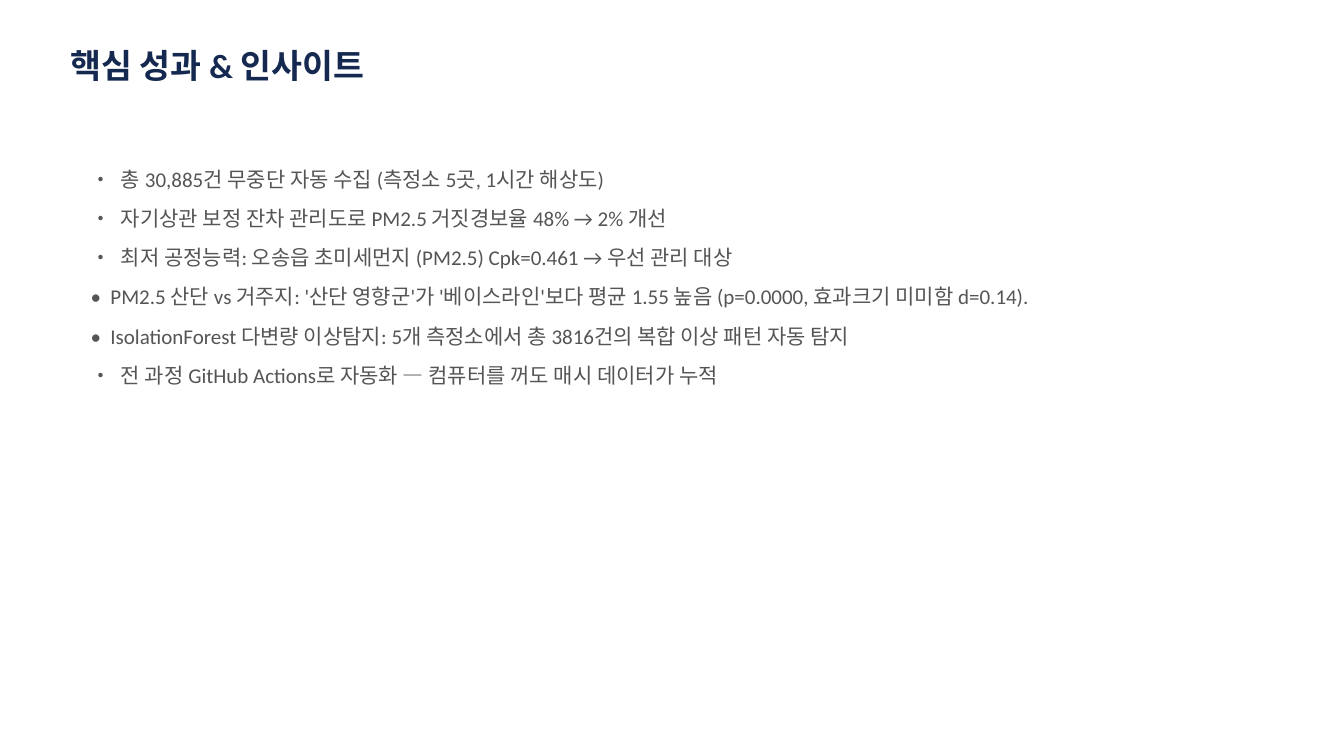
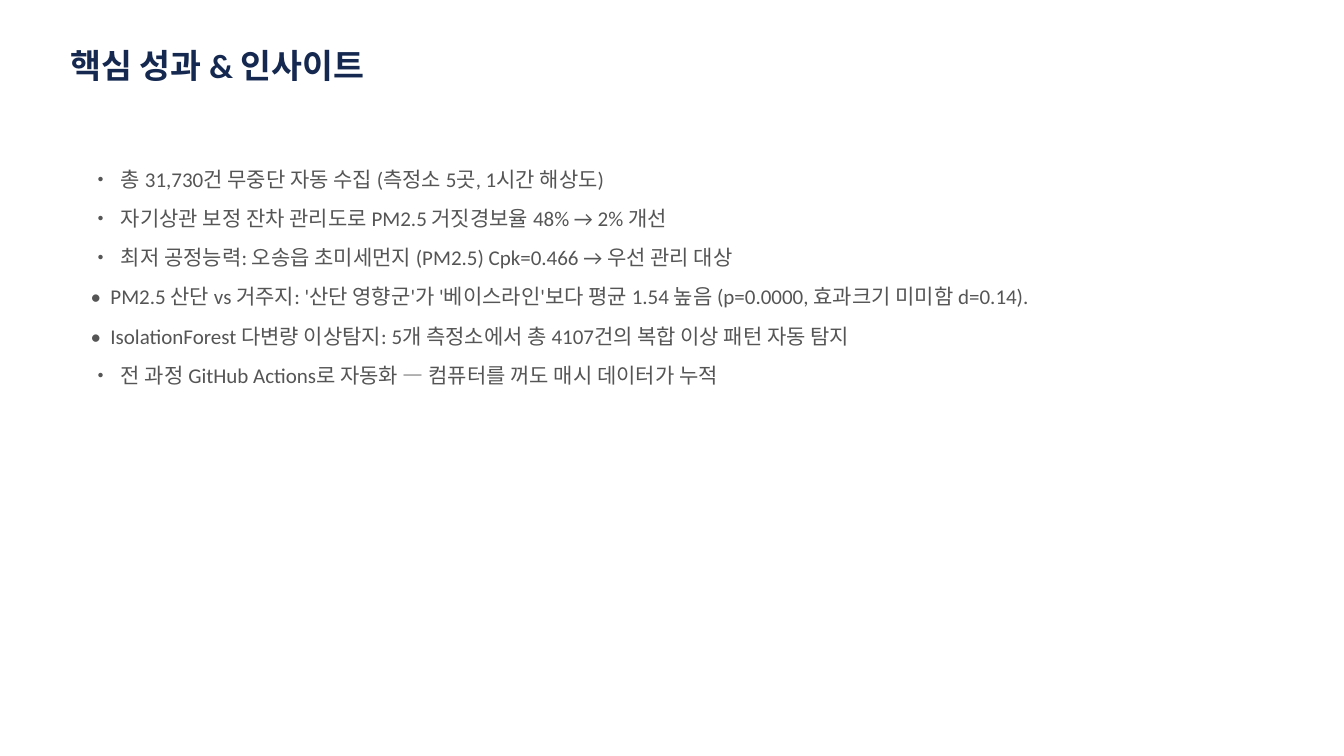
Before and after one commit to robinho0329/chungbuk-air-quality-monitor, a slide deck: slide 7 of reports/portfolio/latest.pptx. Drawn at 1344x756 pixels with LibreOffice and Linux fonts; fonts in the diff are those of the drawing. Boxes give left, top, right and bottom in pixels: in the first picture for what was removed or moved away, otherwise in the second. Text is boxed around its words. In the diff, an @@ line names an element or a change of style, - is before the commit and + after.

```diff
--- a/reports/portfolio/latest.pptx
+++ b/reports/portfolio/latest.pptx
@@ text at [121,169,604,190]: text changed @@
-• 총 30,885건 무중단 자동 수집 (측정소 5곳, 1시간 해상도)
+• 총 31,730건 무중단 자동 수집 (측정소 5곳, 1시간 해상도)
@@ text at [110,247,1028,346]: text changed @@
-• 최저 공정능력: 오송읍 초미세먼지 (PM2.5) Cpk=0.461 → 우선 관리 대상
-• PM2.5 산단 vs 거주지: '산단 영향군'가 '베이스라인'보다 평균 1.55 높음 (p=0.0000, 효과크기 미미함 d=0.14).
-• IsolationForest 다변량 이상탐지: 5개 측정소에서 총 3816건의 복합 이상 패턴 자동 탐지
+• 최저 공정능력: 오송읍 초미세먼지 (PM2.5) Cpk=0.466 → 우선 관리 대상
+• PM2.5 산단 vs 거주지: '산단 영향군'가 '베이스라인'보다 평균 1.54 높음 (p=0.0000, 효과크기 미미함 d=0.14).
+• IsolationForest 다변량 이상탐지: 5개 측정소에서 총 4107건의 복합 이상 패턴 자동 탐지
```
Also in this commit, not shown: 1 other slide changed, 1 other file.
